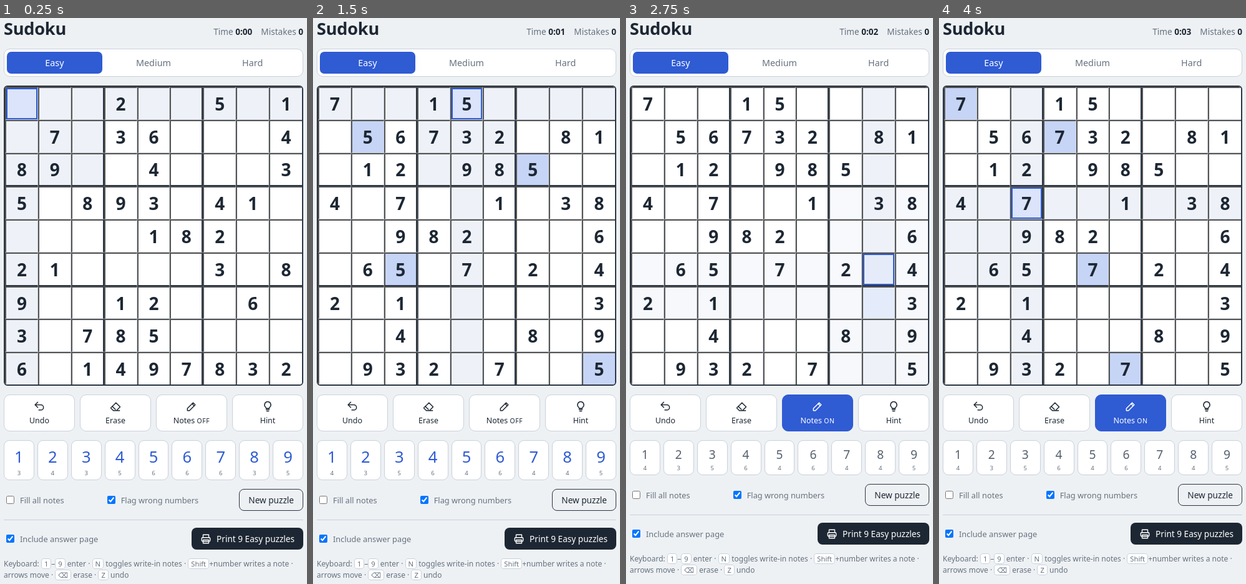
Above: before the commit, frames 1-4 (left to right).
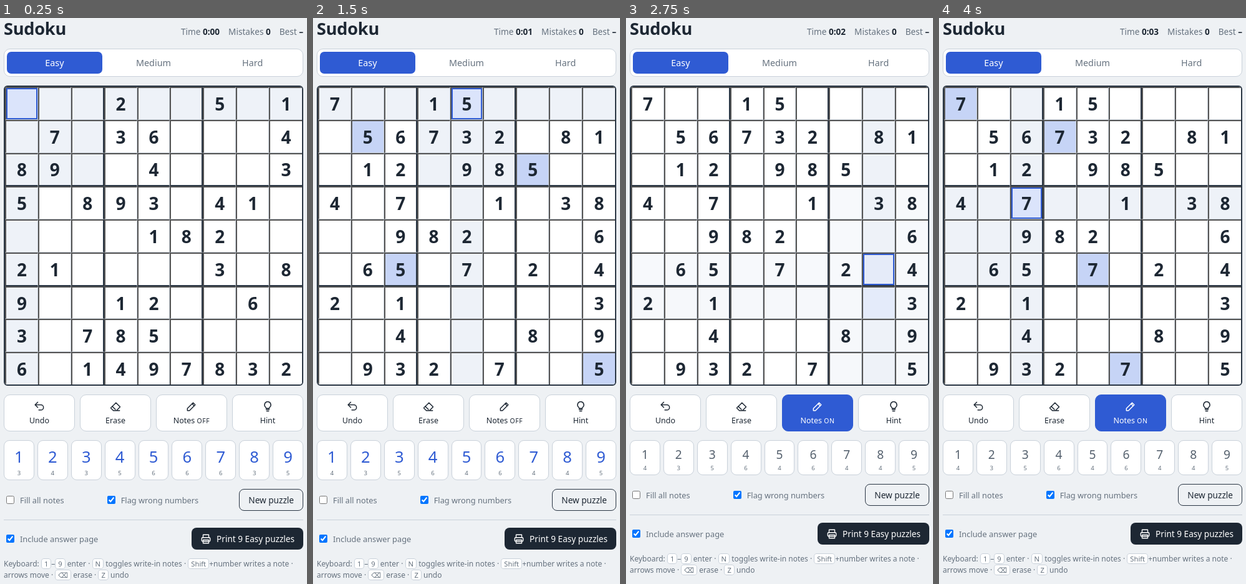
Above: after the commit, the same moments.

Repository: BTarcau/Sudoku
Game: browser game, page index.html
The game is run twice, just before and just after one commit, with the same random seed, the same clock (stepped at 60 frames per second) and the same inputs.
Inputs:
- Up to frame 1 (0.25 s): no input
- Up to frame 2 (1.5 s): click "Easy" at 0.27 s; hold Right from 1.03 s (still down); tap Z at 1.1 s
- Up to frame 3 (2.75 s): release Right at 1.53 s; hold Down 1.58-1.85 s; tap Z at 1.6, 2.1, 2.6 s; hold Left 1.9-2.47 s; click "Hint" at 2.02 s; tap N at 2.52 s; hold Up from 2.52 s (still down)
- Up to frame 4 (4 s): release Up at 2.82 s; hold Right 2.87-3.53 s; tap Z at 3.1, 3.6 s; hold Up 3.58-3.82 s; hold Left from 3.87 s (still down)

The runs differ from the first frame. In frame 1, 0.2% of the frame differs, in the area x 58-99%, y 1-3%; in frame 2, 0.2%; in frame 3, 0.2%; in frame 4, 0.2%.

Commit message:
Add best time per difficulty level
Co-Authored-By: Claude Opus 5.5 <noreply@anthropic.com>
Claude-Session: https://claude.ai/code/session_01TK3BCT17KyGHYmadqEMZfR

Diff:
--- a/index.html
+++ b/index.html
@@ -34,7 +34,9 @@
 header{display:flex;align-items:baseline;justify-content:space-between;gap:12px}
 h1{font-family:var(--display);font-weight:700;font-size:1.7rem;margin:0;letter-spacing:-.01em}
 .stats{display:flex;gap:14px;font-size:.85rem;color:var(--muted);font-variant-numeric:tabular-nums}
+.stats{flex-wrap:wrap;justify-content:flex-end;row-gap:2px}
 .stats b{color:var(--ink);font-weight:600}
+.newbest{color:var(--good);font-weight:600}
 .levels{display:grid;grid-template-columns:repeat(3,1fr);gap:6px;background:var(--paper);padding:4px;border-radius:10px;border:1px solid var(--line)}
 .levels button{font:500 .9rem var(--body);border:0;background:transparent;color:var(--muted);padding:8px 0;border-radius:7px;cursor:pointer}
 .levels button[aria-pressed="true"]{background:var(--accent);color:#fff}
@@ -116,7 +118,7 @@
 <div class="wrap">
   <header>
     <h1>Sudoku</h1>
-    <div class="stats"><span>Time <b id="timer">0:00</b></span><span>Mistakes <b id="mist">0</b></span></div>
+    <div class="stats"><span>Time <b id="timer">0:00</b></span><span>Mistakes <b id="mist">0</b></span><span>Best <b id="best">–</b></span></div>
   </header>
 
   <div class="levels" role="group" aria-label="Difficulty">
@@ -220,6 +222,8 @@
   save();render();startTimer();
 }
 
+function getBests(){try{return JSON.parse(localStorage.getItem('sudoku-best'))||{};}catch(e){return {};}}
+function setBest(lv,t){const b=getBests();b[lv]=t;try{localStorage.setItem('sudoku-best',JSON.stringify(b));}catch(e){}}
 function save(){try{localStorage.setItem('sudoku-ledger',JSON.stringify(S));}catch(e){}}
 function load(){try{const s=JSON.parse(localStorage.getItem('sudoku-ledger'));if(s&&s.sol&&s.vals)return s;}catch(e){}return null;}
 
@@ -263,7 +267,9 @@
   for(let i=0;i<81;i++)if(S.vals[i]!==S.sol[i])return;
   S.done=true;
   const lv=S.level[0].toUpperCase()+S.level.slice(1);
-  $('bannerText').textContent=lv+' in '+fmt(S.time)+' with '+S.mistakes+' mistake'+(S.mistakes===1?'':'s')+'.';
+  const prev=getBests()[S.level];const isBest=prev==null||S.time<prev;
+  if(isBest)setBest(S.level,S.time);
+  $('bannerText').innerHTML=lv+' in '+fmt(S.time)+' with '+S.mistakes+' mistake'+(S.mistakes===1?'':'s')+'. '+(isBest?'<span class="newbest">New best time!</span>':'Best: '+fmt(prev)+'.');
   $('banner').hidden=false;
 }
 
@@ -303,7 +309,7 @@
   padEl.classList.toggle('notesmode',notesMode);
   $('notesBtn').setAttribute('aria-pressed',notesMode);$('notesTag').textContent=notesMode?'on':'off';
   document.querySelectorAll('.levels button').forEach(b=>b.setAttribute('aria-pressed',b.dataset.lv===S.level));
-  $('timer').textContent=fmt(S.time);$('mist').textContent=S.mistakes;
+  $('timer').textContent=fmt(S.time);$('mist').textContent=S.mistakes;{const bt=getBests()[S.level];$('best').textContent=bt==null?'–':fmt(bt);}
 }
 
 // Controls
